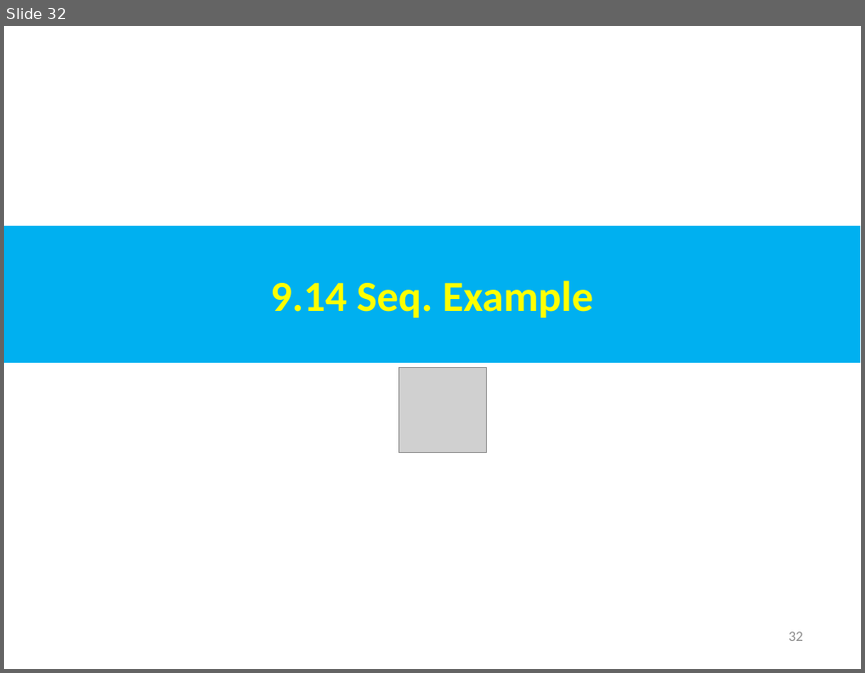
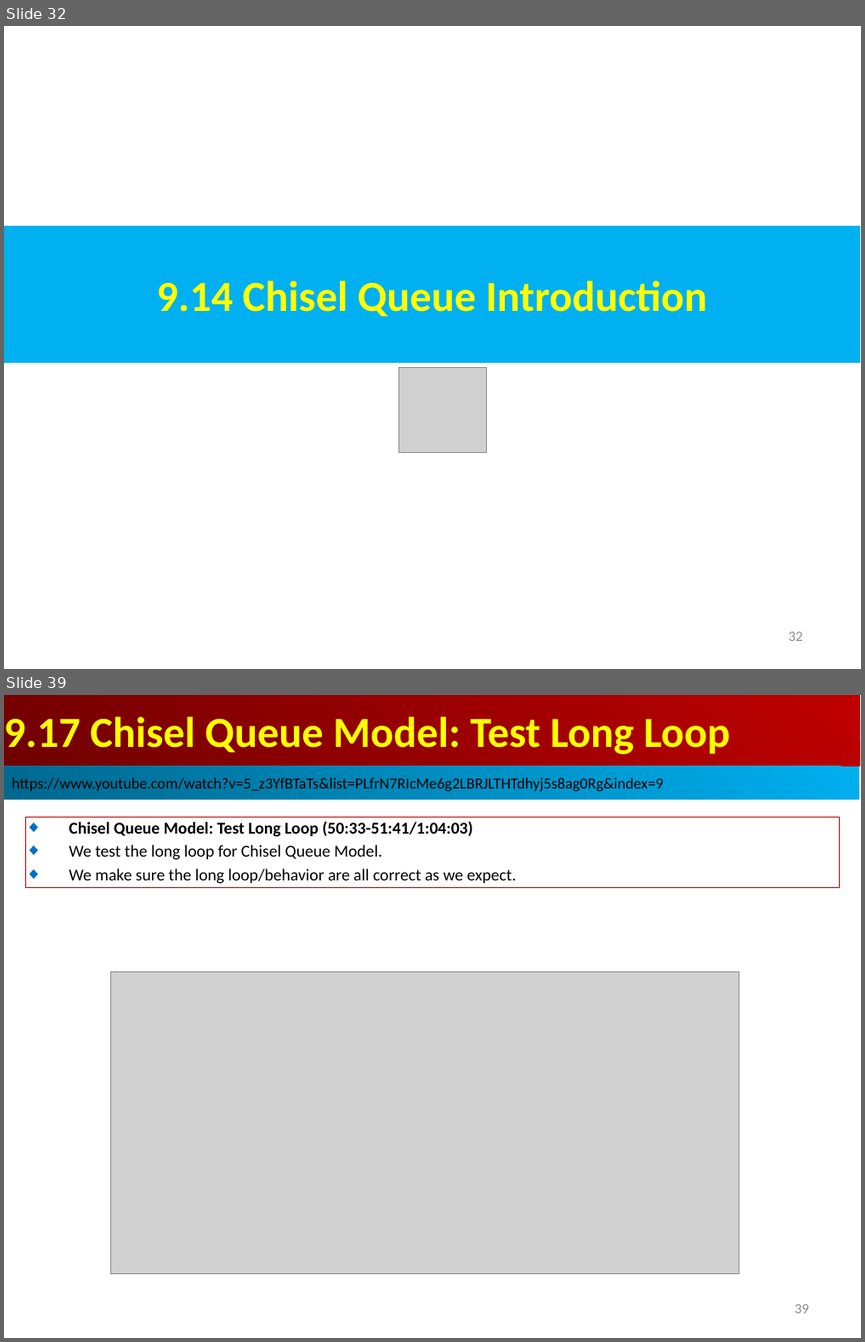
Before and after one commit to peterhchen/AIU_CS800_Chisel, a slide deck: 500_UCSC_HWD/009_Test/000_Video/009.Test.ppt. Shown one above the other, each under a label of ours: slide 32 before the commit, slides 32 and 39 after it; the slides between them are not shown. The pictures are 865x673 and 865x1342 pixels, drawn with LibreOffice and Linux fonts; fonts in the diff are those of the drawing; grey boxes stand for pictures. Boxes give left, top, right and bottom in pixels: in the first picture for what was removed or moved away, otherwise in the second. Text is boxed around its words. In the diff, an @@ line names an element or a change of style, - is before the commit and + after.

```diff
--- a/500_UCSC_HWD/009_Test/000_Video/009.Test.ppt
+++ b/500_UCSC_HWD/009_Test/000_Video/009.Test.ppt
@@ slide 39 added at (4,695,861,1338), background #FFFFFF @@
@@ rectangle added at (4,695,860,766), fill gradient #BF0000 to #710000, 36 pt, text #FFFF00, bold @@
+9.17 Chisel Queue Model: Test Long Loop
@@ rectangle added at (4,766,859,800), fill gradient #00AFEF to #00688E, 13 pt, text #000000 @@
+https://www.youtube.com/watch?v=5_z3YfBTaTs&list=PLfrN7RIcMe6g2LBRJLTHTdhyj5s8ag0Rg&index=9
@@ rectangle added at (25,817,840,888), outline #C00000 0.74 pt, 14 pt, text #000000 @@
+◆ Chisel Queue Model: Test Long Loop (50:33-51:41/1:04:03)
+◆ We test the long loop for Chisel Queue Model.
+◆ We make sure the long loop/behavior are all correct as we expect.
@@ picture added at (111,972,738,1273) @@
@@ page number added at (794,1304,809,1313), 12 pt, text #8B8B8B @@
+39
@@ slide 32 changed as well @@
@@ text in rectangle at (156,280,707,317): text changed @@
-9.14 Seq. Example
+9.14 Chisel Queue Introduction
```
Also in this commit, not shown: 3 other slides changed, 15 other slides added.
